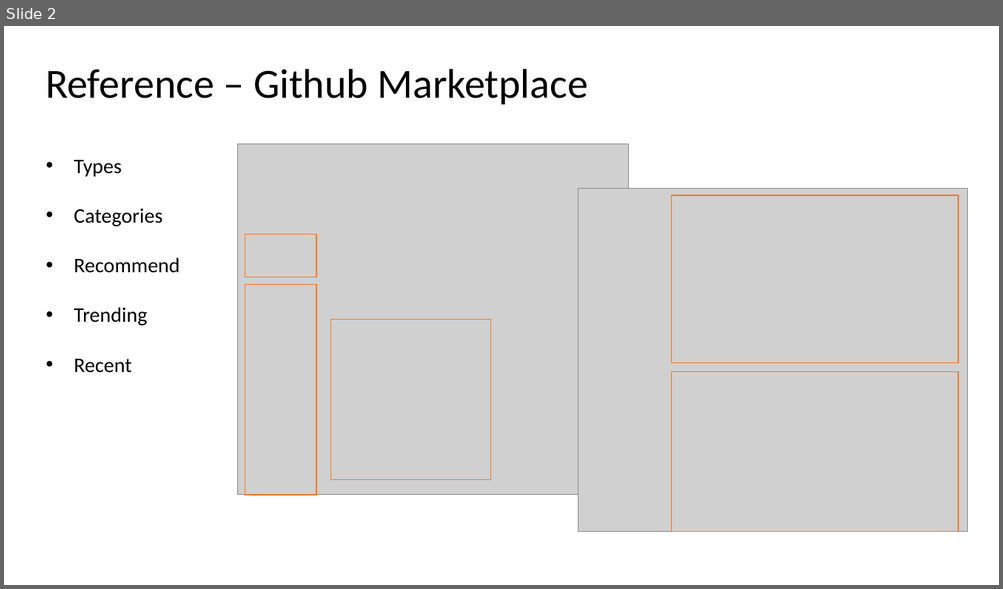
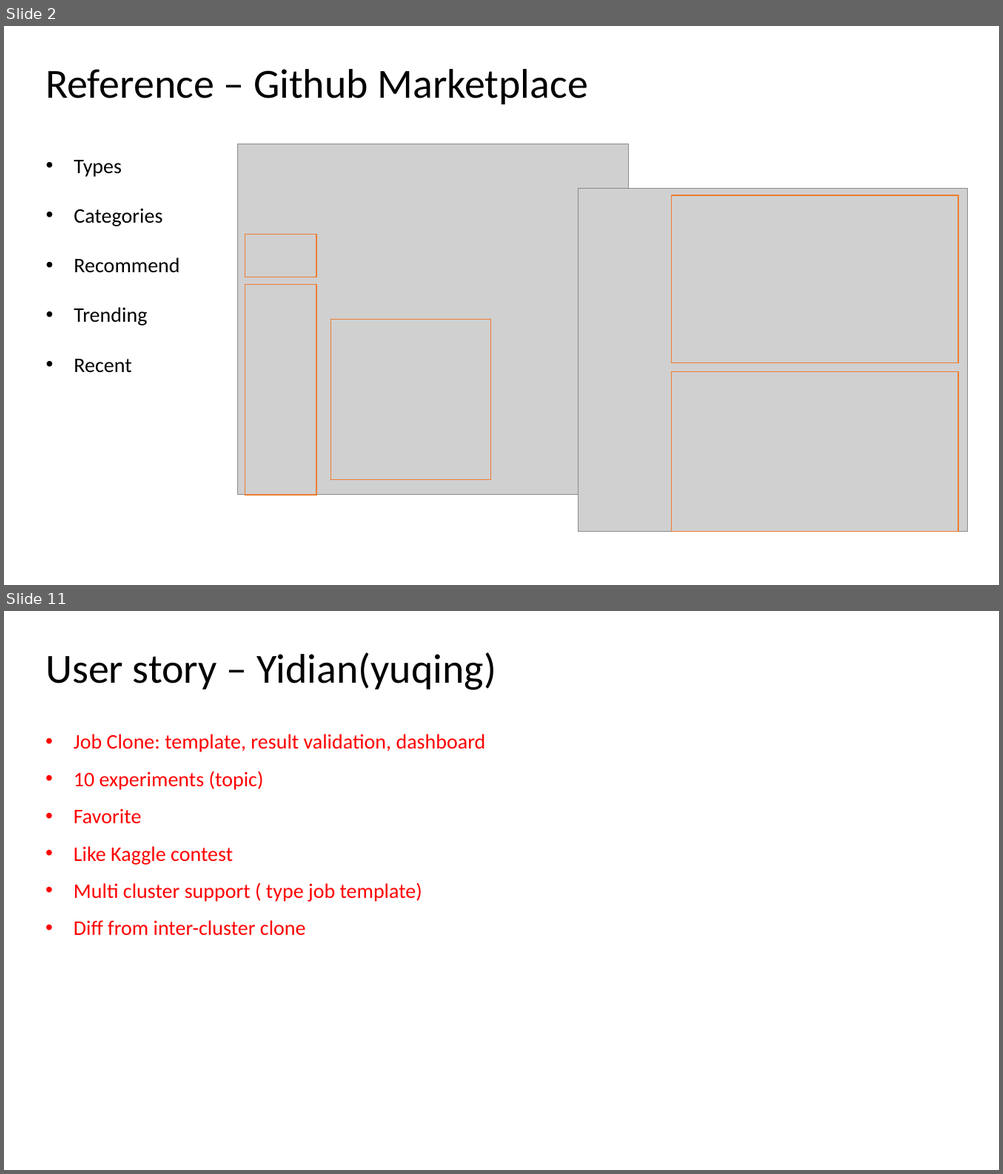
Before and after one commit to microsoft/openpaimarketplace, a slide deck: design/marketplace design user story.pptx. Shown one above the other, each under a label of ours: slide 2 before the commit, slides 2 and 11 after it; the slides between them are not shown. The pictures are 1003x589 and 1003x1174 pixels, drawn with LibreOffice and Linux fonts; fonts in the diff are those of the drawing; grey boxes stand for pictures. Boxes give left, top, right and bottom in pixels: in the first picture for what was removed or moved away, otherwise in the second. Text is boxed around its words. In the diff, an @@ line names an element or a change of style, - is before the commit and + after.

```diff
--- a/design/marketplace design user story.pptx
+++ b/design/marketplace design user story.pptx
@@ slide 11 added at (4, 611, 999, 1170), background #FFFFFF @@
@@ title added at (45, 652, 496, 690), 40 pt, text #000000 @@
+User story – Yidian(yuqing)
@@ text added at (74, 734, 486, 936), 20 pt, text #FF0000 @@
+• Job Clone: template, result validation, dashboard
+• 10 experiments (topic)
+• Favorite
+• Like Kaggle contest
+• Multi cluster support ( type job template)
+• Diff from inter-cluster clone
```
Also in this commit, not shown: 5 slides changed, 7 other slides added.
